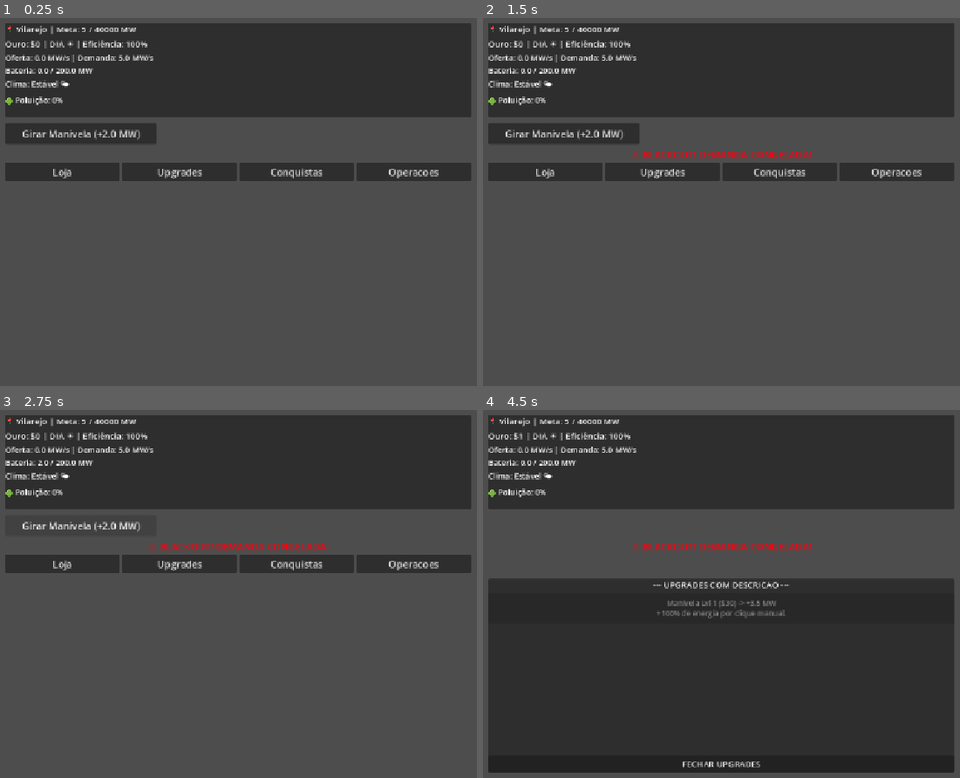
Above: before the commit, frames 1-4 (two rows, left to right).
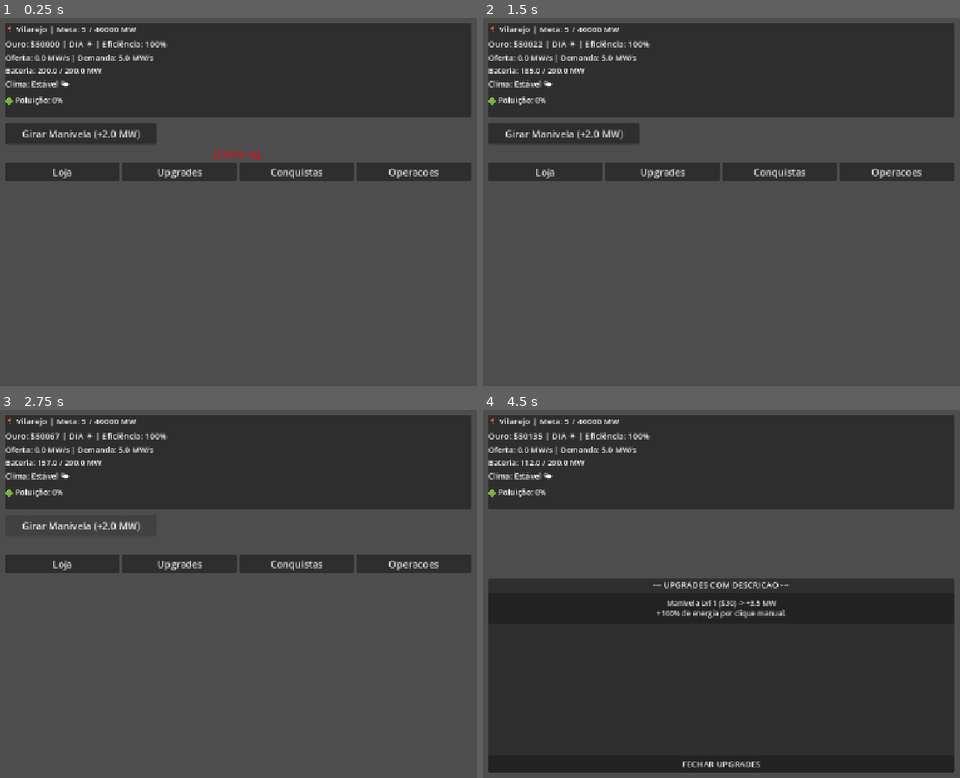
Above: after the commit, the same moments.

Repository: rafaeldeveloperbr-design/power-grid
Game: Godot game, scene res://main.tscn
The game is run twice, just before and just after one commit, with the same random seed, the same clock (stepped at 60 frames per second) and the same inputs.
Inputs:
- Up to frame 1 (0.25 s): no input
- Up to frame 2 (1.5 s): click "Operacoes" at 0.5 s; click "FECHAR OPERACOES" at 1.25 s
- Up to frame 3 (2.75 s): click "Girar Manivela (+2.0 MW)" at 2 s
- Up to frame 4 (4.5 s): click "Loja" at 2.75 s; click "FECHAR LOJA" at 3.5 s; click "Upgrades" at 4.25 s

The runs differ from the first frame. In frame 1, 0.6% of the frame differs, in the area x 7-55%, y 5-39%; in frame 2, 0.9%; in frame 3, 0.9%; in frame 4, 1.3%, in the area x 7-69%, y 5-57%.

Commit message:
ajuestes operaçoes

Diff:
--- a/GameState.gd
+++ b/GameState.gd
@@ -26,6 +26,12 @@
 const CAPACIDADE_POR_BATERIA_BASE: float = 200.0
 const DEMANDA_INICIAL: float = 5.0
 
+# --- BALANCEAMENTO - mexe aqui pra testar ---
+const CAPACIDADE_POR_TECNICO = 12
+const REPARO_BASE_POR_TECNICO = 1.2 # % total por segundo
+const DESGASTE_BASE = 0.35 # antes era 0.08, por isso não caia nunca
+const LIMPEZA_BASE_AMBIENTAL = 0.45
+
 const PRODUCAO_BASE = {
 	"manivela": 2.0, "solar": 1.0, "eolica": 2.0, "geotermica": 6.0,
 	"nuclear": 25.0, "hidreletrica": 15.0, "carvao": 12.0, "biomassa": 4.0,
@@ -48,7 +54,7 @@
 	"biomassa": 150.0,      # 4 MW limpa
 	"hidreletrica": 300.0,  # 15 MW
 	"nuclear": 450.0,       # 25 MW
-	"fusao": 1500.0,		# 100 MW
+	"fusao": 1500.0,        # 100 MW
 	"up_manivela": 30.0,
 	"up_solar": 60.0,
 	"up_eolica": 100.0,
@@ -243,7 +249,7 @@
 		_: return true
 
 func get_total_geradores() -> int:
-	return paineis_solares + turbinas_eolicas + usinas_geotermicas + reatores_nucleares + hidreletricas + usinas_carvao + usinas_biomassa
+	return paineis_solares + turbinas_eolicas + usinas_geotermicas + reatores_nucleares + reatores_fusao + hidreletricas + usinas_carvao + usinas_biomassa
 
 func comprar(chave: String) -> bool:
 	if not pode_comprar(chave):
@@ -312,33 +318,15 @@
 			captura_carbono_ativa = true
 		"tecnico_manutencao":
 			tecnicos_manutencao += 1
-			precos[chave] *= 1.6
+			precos[chave] *= 1.20
 		"tecnico_ambiental":
 			tecnicos_ambientais += 1
-			precos[chave] *= 1.7
+			precos[chave] *= 1.20
 
 	recalcular_tudo()
 	recurso_mudou.emit()
 	return true
 
-func reparar(tipo: String) -> bool:
-	var custo = 0.0
-	match tipo:
-		"solar": custo = paineis_solares * 5
-		"eolica": custo = turbinas_eolicas * 8
-		"geotermica": custo = usinas_geotermicas * 20
-		"nuclear": custo = reatores_nucleares * 100
-		"fusao": custo = reatores_fusao * 200
-		"hidreletrica": custo = hidreletricas * 40
-		"carvao": custo = usinas_carvao * 15
-		"biomassa": custo = usinas_biomassa * 10
-		_: return false
-
-	if ouro < custo: return false
-	ouro -= custo
-	saude[tipo] = 100.0
-	recurso_mudou.emit()
-	return true
 
 func get_quantidade(tipo: String) -> int:
 	match tipo:
@@ -384,39 +372,116 @@
 
 	return prod_solar + prod_eolica + prod_geo + prod_nuc + prod_fusao + prod_hidro + prod_carvao + prod_bio
 
+
 func atualizar_poluicao(delta: float):
-	var prod_poluicao = 0.0
-	prod_poluicao += usinas_carvao * POLUICAO_POR_GERADOR.carvao
-	if filtro_carvao_ativo:
-		prod_poluicao *= 0.5
-	prod_poluicao += reatores_nucleares * POLUICAO_POR_GERADOR.nuclear
-	prod_poluicao += usinas_geotermicas * POLUICAO_POR_GERADOR.geotermica
-	prod_poluicao += usinas_biomassa * POLUICAO_POR_GERADOR.biomassa
-	prod_poluicao += reatores_fusao * POLUICAO_POR_GERADOR.fusao
-	if captura_carbono_ativa:
-		prod_poluicao -= 1.0
-	prod_poluicao -= tecnicos_ambientais * 0.6
-
-	poluicao = clamp(poluicao + prod_poluicao * delta, 0.0, 100.0)
+	var producao = 0.0
+	for tipo in POLUICAO_POR_GERADOR.keys():
+		var qtd = get_quantidade(tipo)
+		if qtd <= 0: continue
+		var pol = POLUICAO_POR_GERADOR[tipo] * qtd
+		if tipo == "carvao" and filtro_carvao_ativo: pol *= 0.5
+		producao += pol
+
+	if captura_carbono_ativa: producao -= 2.5
+	producao -= 0.08 # respiro natural
+
+	# Ambientais também com capacidade
+	if tecnicos_ambientais > 0:
+		var cap_amb = tecnicos_ambientais * 15
+		var total_poluidores = usinas_carvao + reatores_nucleares + usinas_geotermicas
+		var efic_amb = 1.0
+		if total_poluidores > cap_amb:
+			efic_amb = float(cap_amb) / float(max(total_poluidores, 1))
+		var bonus = 1.0 + min((tecnicos_ambientais - 1) * 0.08, 0.4)
+		var limpeza = tecnicos_ambientais * LIMPEZA_BASE_AMBIENTAL * bonus * efic_amb
+		producao -= limpeza
+
+	poluicao = clamp(poluicao + producao * delta, 0.0, 100.0)
 	poluicao_mudou.emit()
 
 func desgastar(delta: float, clima_atual: int):
 	var fator_clima = 1.0
-	if clima_atual == 1: fator_clima = 2.5
-	if clima_atual == 3: fator_clima = 1.5
-
+	if clima_atual == 1: fator_clima = 2.2 # tempestade pesa mais agora
+	if clima_atual == 3: fator_clima = 1.6
+
+	var total_geradores = get_total_geradores()
+	var tipos_ativos = []
 	for tipo in saude.keys():
+		if get_quantidade(tipo) > 0:
+			tipos_ativos.append(tipo)
+
+	# Eficiência por sobrecarga
+	var capacidade_total = tecnicos_manutencao * CAPACIDADE_POR_TECNICO
+	var eficiencia_sobrecarga = 1.0
+	if total_geradores > 0 and capacidade_total > 0:
+		eficiencia_sobrecarga = min(1.0, float(capacidade_total) / float(total_geradores))
+		if total_geradores > capacidade_total * 2: # muito sobrecarregado = penalidade extra
+			eficiencia_sobrecarga *= 0.6
+
+	for tipo in tipos_ativos:
+		var fator_tipo = 1.0
+		match tipo:
+			"carvao": fator_tipo = 2.0
+			"eolica": fator_tipo = 1.5
+			"nuclear": fator_tipo = 1.6
+			"fusao": fator_tipo = 2.2
+
 		var qtd = get_quantidade(tipo)
-		if qtd > 0:
-			var fator_tipo = 1.0
-			if tipo == "carvao": fator_tipo = 2.0
-			if tipo == "eolica": fator_tipo = 1.3
-			saude[tipo] = max(0.0, saude[tipo] - 0.05 * fator_clima * fator_tipo * delta)
-
-	if tecnicos_manutencao > 0:
-		for tipo in saude.keys():
-			if get_quantidade(tipo) > 0:
-				saude[tipo] = min(100.0, saude[tipo] + 0.3 * tecnicos_manutencao * delta)
+		var fator_qtd = 1.0 + (qtd / 15.0) * 0.25 # quanto mais usina daquele tipo, mais desgasta
+
+		var taxa = DESGASTE_BASE * fator_clima * fator_tipo * fator_qtd * delta
+		saude[tipo] = max(0.0, saude[tipo] - taxa)
+
+	# REPARO - só funciona bem se não estiver sobrecarregado
+	if tecnicos_manutencao > 0 and tipos_ativos.size() > 0:
+		var bonus = 1.0 + min((tecnicos_manutencao - 1) * 0.08, 0.4) # cap 40%
+		var poder_total = tecnicos_manutencao * REPARO_BASE_POR_TECNICO * bonus * eficiencia_sobrecarga * delta
+
+		var danificados = []
+		for t in tipos_ativos:
+			if saude[t] < 99.9:
+				danificados.append(t)
+
+		if danificados.size() > 0:
+			var total_danificado_qtd = 0
+			for t in danificados:
+				total_danificado_qtd += get_quantidade(t)
+
+			for t in danificados:
+				var peso = float(get_quantidade(t)) / float(total_danificado_qtd)
+				# reparo proporcional à quantidade daquele tipo
+				var reparo = poder_total * peso * 2.5
+				saude[t] = min(100.0, saude[t] + reparo)
+
+func reparar(tipo: String) -> bool:
+	var qtd = get_quantidade(tipo)
+	if qtd <= 0: return false
+
+	var saude_atual = saude.get(tipo, 100.0)
+	if saude_atual >= 99.9: return false
+
+	var dano = 100.0 - saude_atual
+	var custo_base_por_unidade = 5.0
+	match tipo:
+		"solar": custo_base_por_unidade = 5
+		"eolica": custo_base_por_unidade = 8
+		"biomassa": custo_base_por_unidade = 10
+		"carvao": custo_base_por_unidade = 15
+		"geotermica": custo_base_por_unidade = 20
+		"hidreletrica": custo_base_por_unidade = 40
+		"nuclear": custo_base_por_unidade = 100
+		"fusao": custo_base_por_unidade = 200
+
+	# custo proporcional ao dano
+	var custo = qtd * custo_base_por_unidade * (dano / 100.0)
+	custo = max(custo, custo_base_por_unidade * 0.2) # mínimo 20% pra não ficar de graça
+
+	if ouro < custo: return false
+
+	ouro -= custo
+	saude[tipo] = 100.0
+	recurso_mudou.emit()
+	return true
 
 # Dicionários de Descrições para UI Mobile
 const DESCRICOES_GERADORES = {
--- a/main.gd
+++ b/main.gd
@@ -1,5 +1,8 @@
 extends Node2D
-# main.gd - V3 com SCROLL em Loja e Upgrades
+
+#Aumentar velocidade para testar o game, remover na fase final
+const MODO_TESTE = true
+const VELOCIDADE_TESTE = 5.0 # 5x mais rápido
 
 enum Clima { NORMAL, TEMPESTADE, ECLIPSE, ONDA_DE_CALOR, SECA }
 
@@ -92,6 +95,17 @@
 
 	atualizar_interface()
 
+		# --- MODO TESTE ---
+	if MODO_TESTE:
+		print(">>> MODO TESTE ATIVO <<<")
+		if has_node("Timer"):
+			$Timer.wait_time = $Timer.wait_time / VELOCIDADE_TESTE
+		GameState.ouro = 50000
+		GameState.energia_armazenada = GameState.calcular_capacidade_maxima()
+		if label_blackout:
+			label_blackout.text = "[TESTE %dx] %s" % [VELOCIDADE_TESTE, label_blackout.text]
+			label_blackout.visible = true
+
 func _on_cidade_mudou():
 	mensagem_conquista = "🏙️ Bem-vindo a %s! Eficiência +15%%" % GameState.get_cidade_atual_info().nome
 	tempo_mensagem_conquista = 5
@@ -375,8 +389,23 @@
 	for child in lista_manutencao.get_children():
 		child.queue_free()
 
+	# --- POLUIÇÃO ---
 	var label_titulo_pol = Label.new()
-	label_titulo_pol.text = "--- POLUIÇÃO ---\nPoluição: %.0f%% | Ambientais: %d (-%.1f/s)" % [GameState.poluicao, GameState.tecnicos_ambientais, GameState.tecnicos_ambientais * 0.6]
+	var prod_atual = 0.0
+	for tipo in GameState.POLUICAO_POR_GERADOR.keys():
+		var qtd = GameState.get_quantidade(tipo)
+		prod_atual += qtd * GameState.POLUICAO_POR_GERADOR[tipo]
+
+	var limpeza_amb = 0.0
+	if GameState.tecnicos_ambientais > 0:
+		var bonus_amb = 1.0 + min((GameState.tecnicos_ambientais - 1) * 0.08, 0.4)
+		# usa a constante nova se existir, se não usa 0.45
+		var base_amb = GameState.LIMPEZA_BASE_AMBIENTAL if "LIMPEZA_BASE_AMBIENTAL" in GameState else 0.45
+		limpeza_amb = GameState.tecnicos_ambientais * base_amb * bonus_amb
+
+	label_titulo_pol.text = "--- POLUIÇÃO ---\nPoluição: %.0f%% (%.1f/s) | 🌿 %d limpam %.1f/s" % [
+		GameState.poluicao, prod_atual - limpeza_amb, GameState.tecnicos_ambientais, limpeza_amb
+	]
 	label_titulo_pol.autowrap_mode = TextServer.AUTOWRAP_WORD_SMART
 	lista_manutencao.add_child(label_titulo_pol)
 
@@ -401,13 +430,35 @@
 	var separador = HSeparator.new()
 	lista_manutencao.add_child(separador)
 
+	# --- SAÚDE - UMA LABEL SÓ ---
+	var total_geradores = GameState.get_total_geradores()
+
+	var cap_por_tec = GameState.CAPACIDADE_POR_TECNICO if "CAPACIDADE_POR_TECNICO" in GameState else 12
+	var base_reparo = GameState.REPARO_BASE_POR_TECNICO if "REPARO_BASE_POR_TECNICO" in GameState else 1.2
+
+	var capacidade = GameState.tecnicos_manutencao * cap_por_tec
+	var eficiencia = 1.0
+	if total_geradores > 0 and capacidade > 0:
+		eficiencia = min(1.0, float(capacidade) / float(total_geradores))
+		if total_geradores > capacidade * 2:
+			eficiencia *= 0.6
+
+	var bonus_manut = 1.0
+	if GameState.tecnicos_manutencao > 0:
+		bonus_manut = 1.0 + min((GameState.tecnicos_manutencao - 1) * 0.08, 0.4)
+
+	var poder_total = GameState.tecnicos_manutencao * base_reparo * bonus_manut * eficiencia
+	var status = "OK" if eficiencia >= 0.9 else "SOBRECARREGADO!" if eficiencia < 0.5 else "ATENÇÃO"
+
 	var label_titulo_manut = Label.new()
-	var total_geradores = GameState.get_total_geradores()
-	label_titulo_manut.text = "--- SAÚDE (%d total) ---\nTécnicos Manutenção: %d (+%.1f%%/s)" % [total_geradores, GameState.tecnicos_manutencao, GameState.tecnicos_manutencao * 0.3]
+	label_titulo_manut.autowrap_mode = TextServer.AUTOWRAP_WORD_SMART
+	label_titulo_manut.text = "--- SAÚDE (%d Estruturas) ---\n🔧 %d técnicos (cap %d) | Eficiência: %.0f%% [%s]\nReparo total: %.2f%%/s" % [
+		total_geradores, GameState.tecnicos_manutencao, capacidade, eficiencia * 100.0, status, poder_total
+	]
 	lista_manutencao.add_child(label_titulo_manut)
 
 	var btn_tecnico = Button.new()
-	btn_tecnico.text = "🔧 Técnico Manutenção ($%d) Qtd: %d" % [int(GameState.get_preco("tecnico_manutencao")), GameState.tecnicos_manutencao]
+	btn_tecnico.text = "🔧 Contratar Técnico ($%d) Qtd: %d" % [int(GameState.get_preco("tecnico_manutencao")), GameState.tecnicos_manutencao]
 	btn_tecnico.disabled = not GameState.pode_comprar("tecnico_manutencao")
 	btn_tecnico.pressed.connect(func(): _comprar("tecnico_manutencao"))
 	lista_manutencao.add_child(btn_tecnico)
@@ -422,14 +473,10 @@
 		lista_manutencao.add_child(label)
 		if saude < 95:
 			var btn_rep = Button.new()
-			var custo = qtd * 5
-			match tipo:
-				"eolica": custo = qtd * 8
-				"geotermica": custo = qtd * 20
-				"nuclear": custo = qtd * 100
-				"hidreletrica": custo = qtd * 40
-				"carvao": custo = qtd * 15
-				"biomassa": custo = qtd * 10
+			var custo_base = {"solar":5, "eolica":8, "carvao":15, "geotermica":20, "biomassa":10, "hidreletrica":40, "nuclear":100, "fusao":200}.get(tipo, 5)
+			var dano = 100.0 - saude
+			var custo = int(qtd * custo_base * (dano / 100.0))
+			custo = max(custo, int(custo_base * 0.2))
 			btn_rep.text = "🔧 Consertar %s ($%d)" % [tipo.capitalize(), custo]
 			btn_rep.disabled = GameState.ouro < custo
 			btn_rep.pressed.connect(func(): reparar_tipo(tipo))
@@ -595,3 +642,49 @@
 func _on_botao_upgrade_hidreletrica_pressed(): _comprar("up_hidreletrica")
 func _on_botao_upgrade_nuclear_pressed(): _comprar("up_nuclear")
 func _on_botao_upgrade_fusao_pressed(): _comprar("up_fusao")
+
+
+func _unhandled_input(event):
+	if not MODO_TESTE: return
+	if event is InputEventKey and event.pressed:
+		match event.keycode:
+			KEY_F1: # + ouro
+				GameState.ouro += 10000
+				print("Cheat: +10k ouro")
+			KEY_F2: # + bateria cheia
+				GameState.energia_armazenada = GameState.calcular_capacidade_maxima()
+			KEY_F3: # libera tudo
+				GameState.paineis_solares = 10
+				GameState.turbinas_eolicas = 10
+				GameState.usinas_carvao = 5
+				GameState.usinas_geotermicas = 5
+				GameState.usinas_biomassa = 5
+				GameState.hidreletricas = 5
+				GameState.reatores_nucleares = 5
+				GameState.reatores_fusao = 5
+				GameState.baterias = 20
+				GameState.recalcular_tudo()
+			KEY_F4: # repara tudo
+				for tipo in GameState.saude.keys():
+					GameState.saude[tipo] = 100.0
+			KEY_F5: # limpa poluição
+				GameState.poluicao = 0.0
+			KEY_F6: # avança cidade
+				GameState.demanda_cidade = GameState.get_cap_atual()
+				_on_botao_migrar_cidade_pressed()
+			KEY_F7: # alterna velocidade 1x / 5x / 20x
+				if has_node("Timer"):
+					if $Timer.wait_time > 0.3:
+						$Timer.wait_time = 0.05
+						print("Teste: 20x")
+					elif $Timer.wait_time > 0.1:
+						$Timer.wait_time = 1.0
+						print("Teste: 1x normal")
+					else:
+						$Timer.wait_time = 0.2
+						print("Teste: 5x")
+			KEY_F8: # zera preços
+				for k in GameState.precos.keys():
+					GameState.precos[k] = 1.0
+				print("Cheat: tudo por $1")
+		atualizar_interface()
Not shown, added: main.tscn2495191390.tmp
